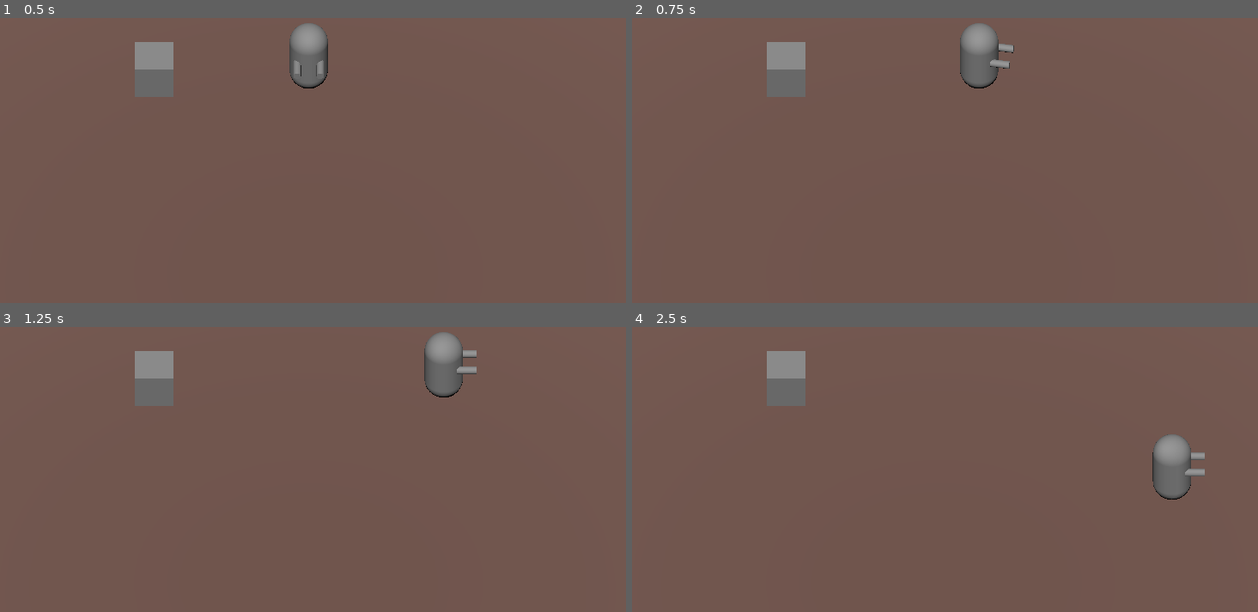
Above: before the commit, frames 1-4 (two rows, left to right).
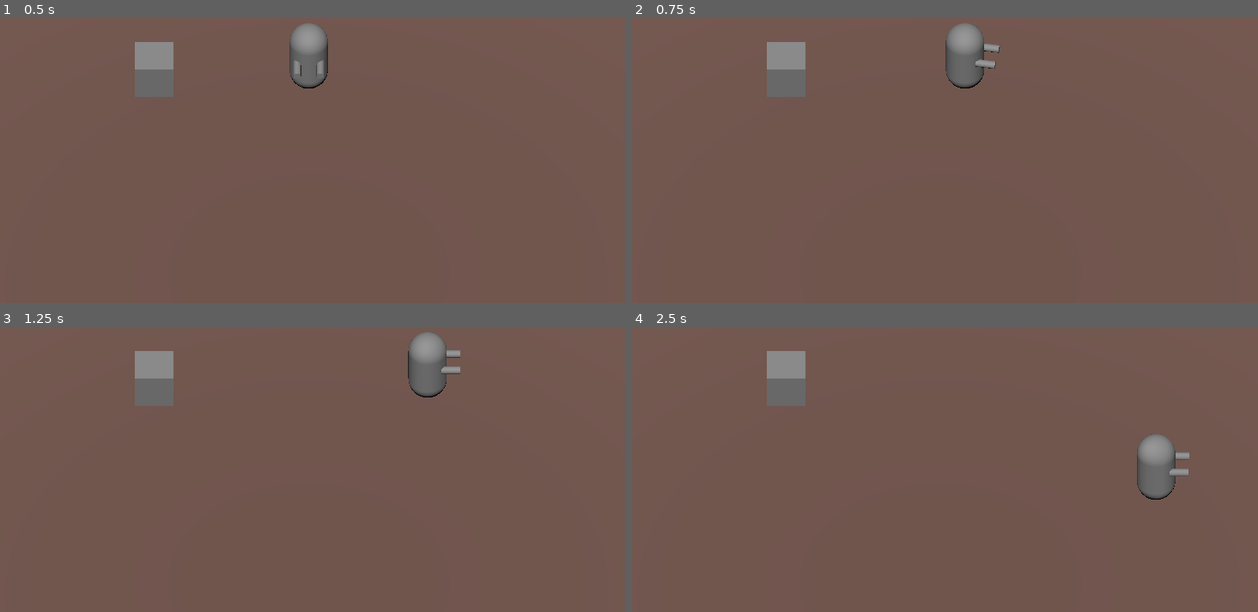
Above: after the commit, the same moments.

Repository: HjalteTagmose/HelgeSpillet
Game: Godot game, scene res://Game.tscn
Two runs of this game, one before a commit and one after it. Both use one fixed random seed, a clock stepped at 60 frames per second and the inputs below.
Inputs:
- Up to frame 1 (0.5 s): no input
- Up to frame 2 (0.75 s): tap Enter (ui_accept) at 0.5 s; hold Right (ui_right) from 0.53 s (still down)
- Up to frame 3 (1.25 s): keep holding Right (ui_right); tap Enter (ui_accept) at 0.77 s
- Up to frame 4 (2.5 s): release Right (ui_right) at 1.28 s; hold Down (ui_down) 1.28-2.03 s; tap Enter (ui_accept) at 1.52 s; hold Right (ui_right) from 2.03 s (still down)

Frame 1 is identical in both runs. In frame 2, 1.1% of the frame differs, in the area x 50-62%, y 1-25%; in frame 3, 1.1%; in frame 4, 1.2%, in the area x 80-92%, y 37-61%.

Commit message:
lerp movement

Diff:
--- a/Player.gd
+++ b/Player.gd
@@ -1,6 +1,7 @@
 extends CharacterBody3D
 
 const SPEED = 5.0
+const ACCELERATION = 10
 const JUMP_VELOCITY = 4.5
 const ANGULAR_ACCELERATION = 10
 
@@ -29,12 +30,12 @@
 	var direction = (transform.basis * Vector3(input_dir.x, 0, input_dir.y)).normalized()
 
 	if direction:
-		velocity.x = direction.x * SPEED
-		velocity.z = direction.z * SPEED
+		velocity.x = lerp(velocity.x, direction.x * SPEED, delta * ACCELERATION)
+		velocity.z = lerp(velocity.z, direction.z * SPEED, delta * ACCELERATION)
 		target_rot = atan2(direction.x, direction.z)
 	else:
-		velocity.x = move_toward(velocity.x, 0, SPEED)
-		velocity.z = move_toward(velocity.z, 0, SPEED)
+		velocity.x = lerp(velocity.x, 0.0, delta * ACCELERATION)
+		velocity.z = lerp(velocity.z, 0.0, delta * ACCELERATION)
 
 	rot = lerp_angle(rot, target_rot, delta * ANGULAR_ACCELERATION)
 	mesh.rotation.y = rot
